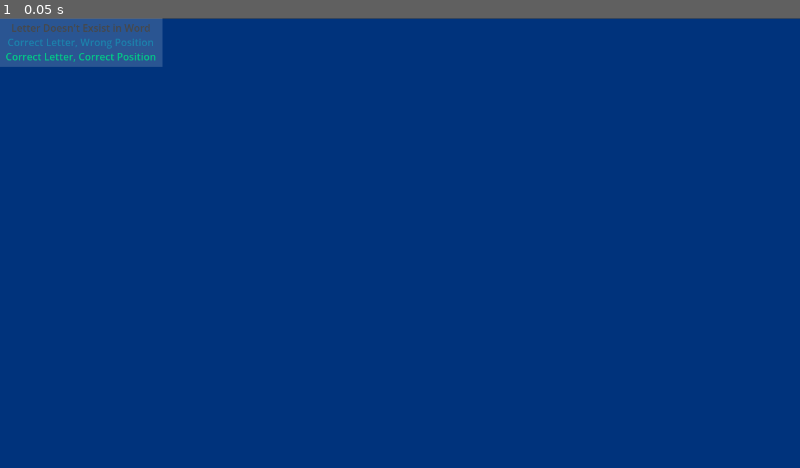
Above: before the commit, frame 1.
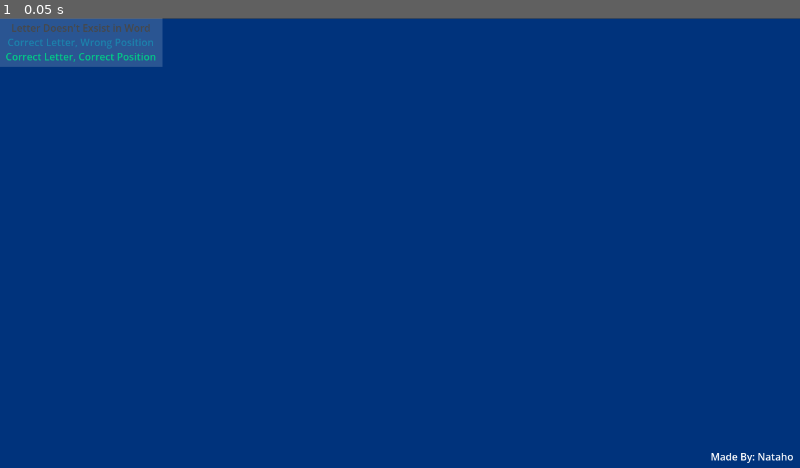
Above: after the commit, the same moment.

Repository: Nataho/Guess-Me
Game: Godot game, scene res://scenes/game/game.tscn
Two runs of this game, one before a commit and one after it. Both use one fixed random seed, a clock stepped at 60 frames per second and the inputs below.
Inputs:
- Up to frame 1 (0.05 s): no input

The runs differ from the first frame. In frame 1, 0.1% of the frame differs, in the area x 88-100%, y 96-99%.

Commit message:
v0.0.2
added credits

Diff:
--- a/scenes/game/game.tscn
+++ b/scenes/game/game.tscn
@@ -266,18 +266,30 @@
 [node name="error" type="Label" parent="." unique_id=1533012100]
 visible = false
 layout_mode = 1
-anchors_preset = 7
-anchor_left = 0.5
+anchors_preset = 2
 anchor_top = 1.0
-anchor_right = 0.5
-anchor_bottom = 1.0
-offset_left = -494.0
-offset_top = -97.0
-offset_right = -385.0
-offset_bottom = -45.0
-grow_horizontal = 2
+anchor_bottom = 1.0
+offset_left = 37.0
+offset_top = -78.0
+offset_right = 146.0
+offset_bottom = -26.0
 grow_vertical = 0
 text = "Error"
 label_settings = SubResource("LabelSettings_7h61r")
 horizontal_alignment = 1
 vertical_alignment = 1
+
+[node name="credits" type="Label" parent="." unique_id=1310034056]
+layout_mode = 1
+anchors_preset = 3
+anchor_left = 1.0
+anchor_top = 1.0
+anchor_right = 1.0
+anchor_bottom = 1.0
+offset_left = -143.0
+offset_top = -30.0
+offset_right = -10.0
+offset_bottom = -7.0
+grow_horizontal = 0
+grow_vertical = 0
+text = "Made By: Nataho"
Not shown, changed: export_presets.cfg
Not shown, changed: docs/index.html
Not shown, changed: docs/index.pck
